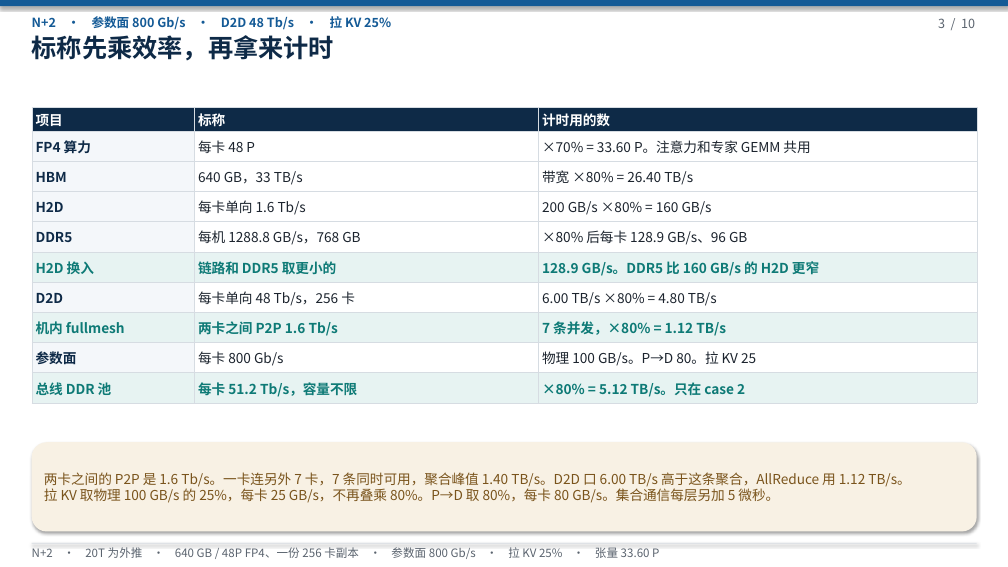
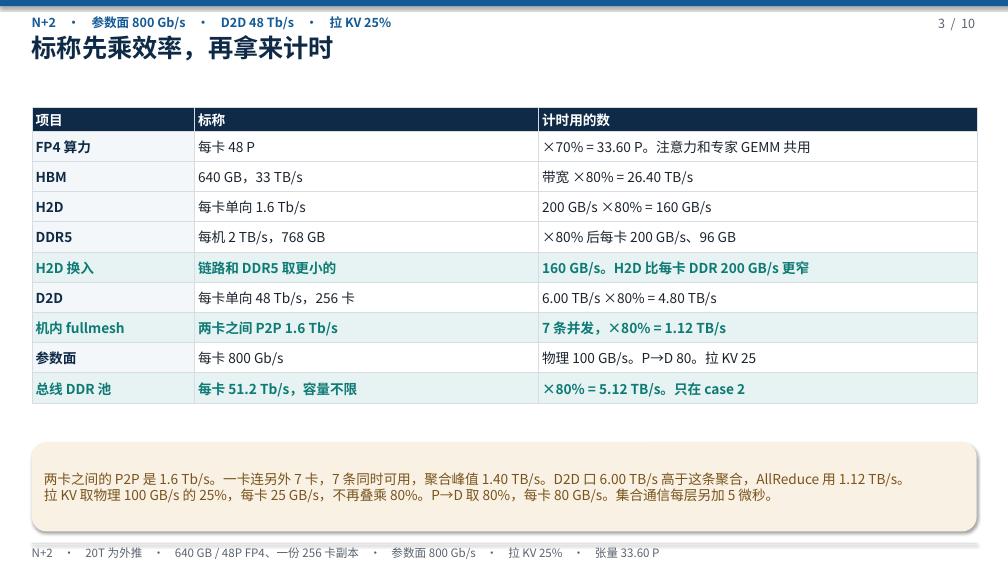
Before and after one commit to 69515164-rgb/UCL-MPComm, a slide deck: slide 3 of docs/deepseek-20t-n2-slo.pptx. Drawn at 1008x567 pixels with LibreOffice and Linux fonts; fonts in the diff are those of the drawing. Boxes give left, top, right and bottom in pixels: in the first picture for what was removed or moved away, otherwise in the second. Text is boxed around its words. In the diff, an @@ line names an element or a change of style, - is before the commit and + after.

```diff
--- a/docs/deepseek-20t-n2-slo.pptx
+++ b/docs/deepseek-20t-n2-slo.pptx
@@ table at [32,107,977,402] @@
-row 5, column 2: 每机 1288.8 GB/s，768 GB
+row 5, column 2: 每机 2 TB/s，768 GB
-row 5, column 3: ×80% 后每卡 128.9 GB/s、96 GB
+row 5, column 3: ×80% 后每卡 200 GB/s、96 GB
-row 6, column 3: 128.9 GB/s。DDR5 比 160 GB/s 的 H2D 更窄
+row 6, column 3: 160 GB/s。H2D 比每卡 DDR 200 GB/s 更窄
```
Also in this commit, not shown: 6 other slides changed, 2 other files.
